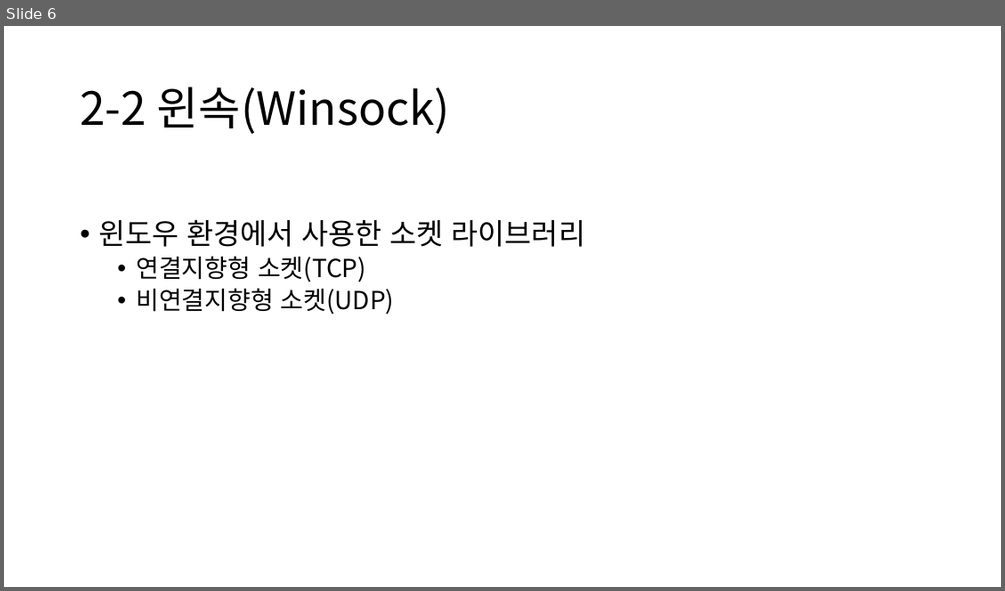
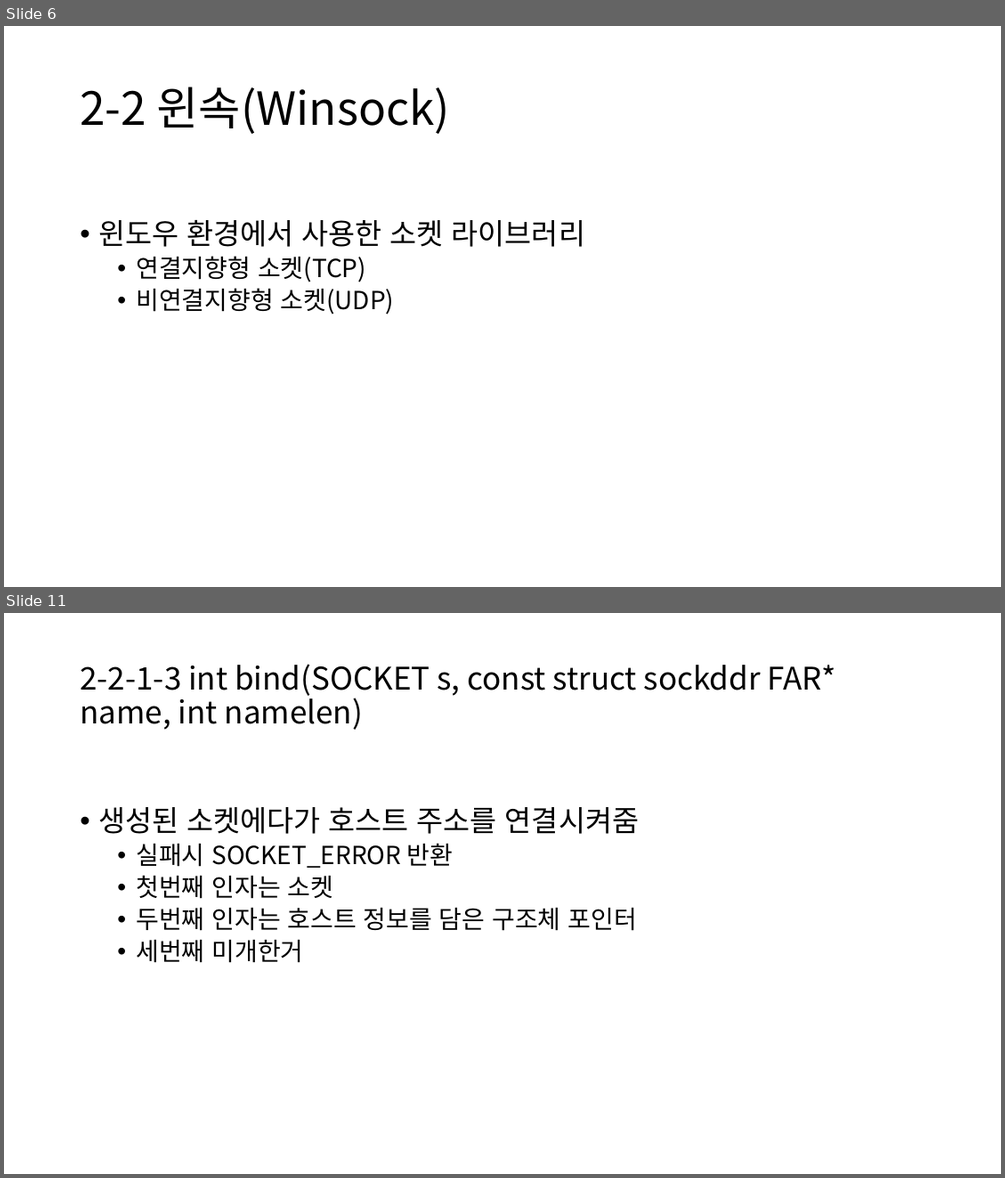
Before and after one commit to OnionLee/game_server_study, a slide deck: doc/온라인 게임 서버 - 기초편.pptx. Shown one above the other, each under a label of ours: slide 6 before the commit, slides 6 and 11 after it; the slides between them are not shown. The pictures are 1005x591 and 1005x1178 pixels, drawn with LibreOffice and Linux fonts; fonts in the diff are those of the drawing. Boxes give left, top, right and bottom in pixels: in the first picture for what was removed or moved away, otherwise in the second. Text is boxed around its words. In the diff, an @@ line names an element or a change of style, - is before the commit and + after.

Commit message:
에코서버 추가, 근데 넘모힘들어서 치다가 말았음, 시간많을때 더 치자

```diff
--- a/doc/온라인 게임 서버 - 기초편.pptx
+++ b/doc/온라인 게임 서버 - 기초편.pptx
@@ slide 11 added at [4,613,1001,1174], background #FFFFFF @@
@@ title added at [80,664,836,730], 30 pt, text #000000 @@
+2-2-1-3 int bind(SOCKET s, const struct sockddr FAR* name, int namelen)
@@ text added at [98,807,639,963], 24 pt, text #000000 @@
+• 생성된 소켓에다가 호스트 주소를 연결시켜줌
+  • 실패시 SOCKET_ERROR 반환
+  • 첫번째 인자는 소켓
+  • 두번째 인자는 호스트 정보를 담은 구조체 포인터
+  • 세번째 미개한거
```
Also in this commit, not shown: 3 slides changed, 13 other slides added, 12 other files.
